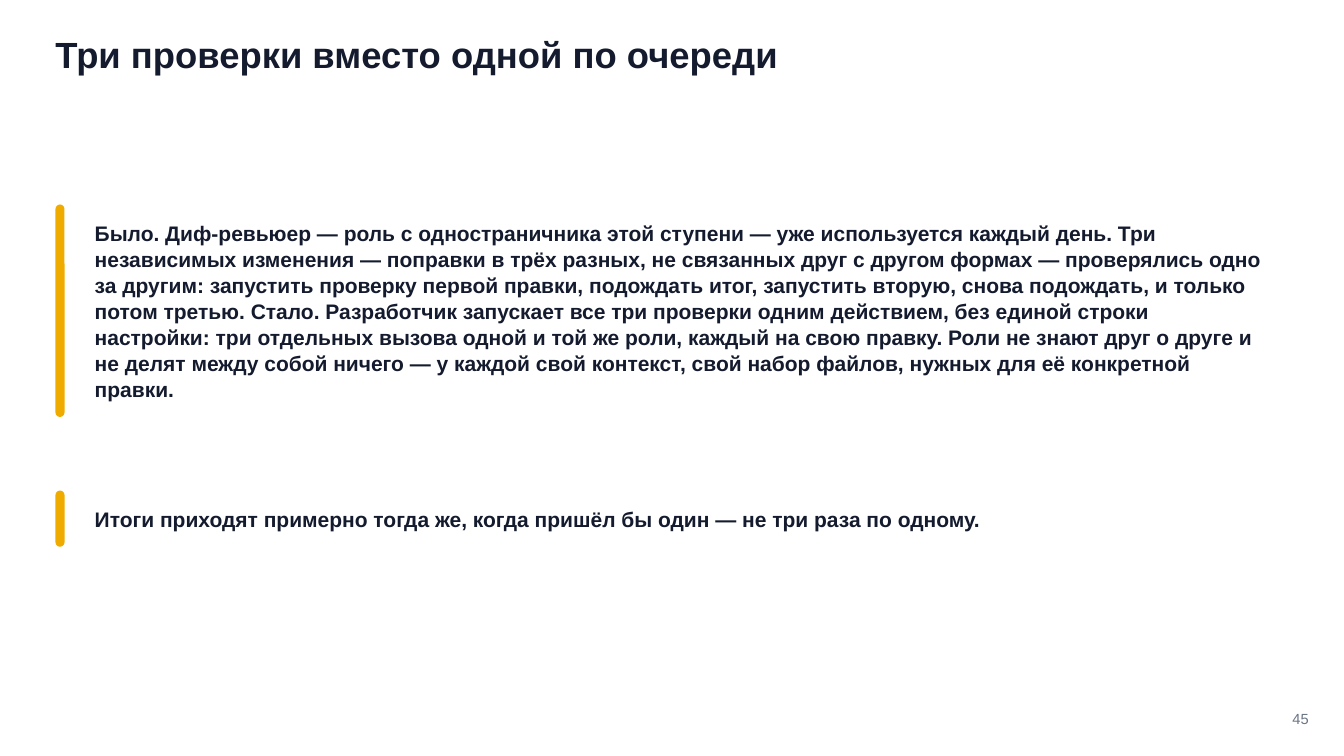
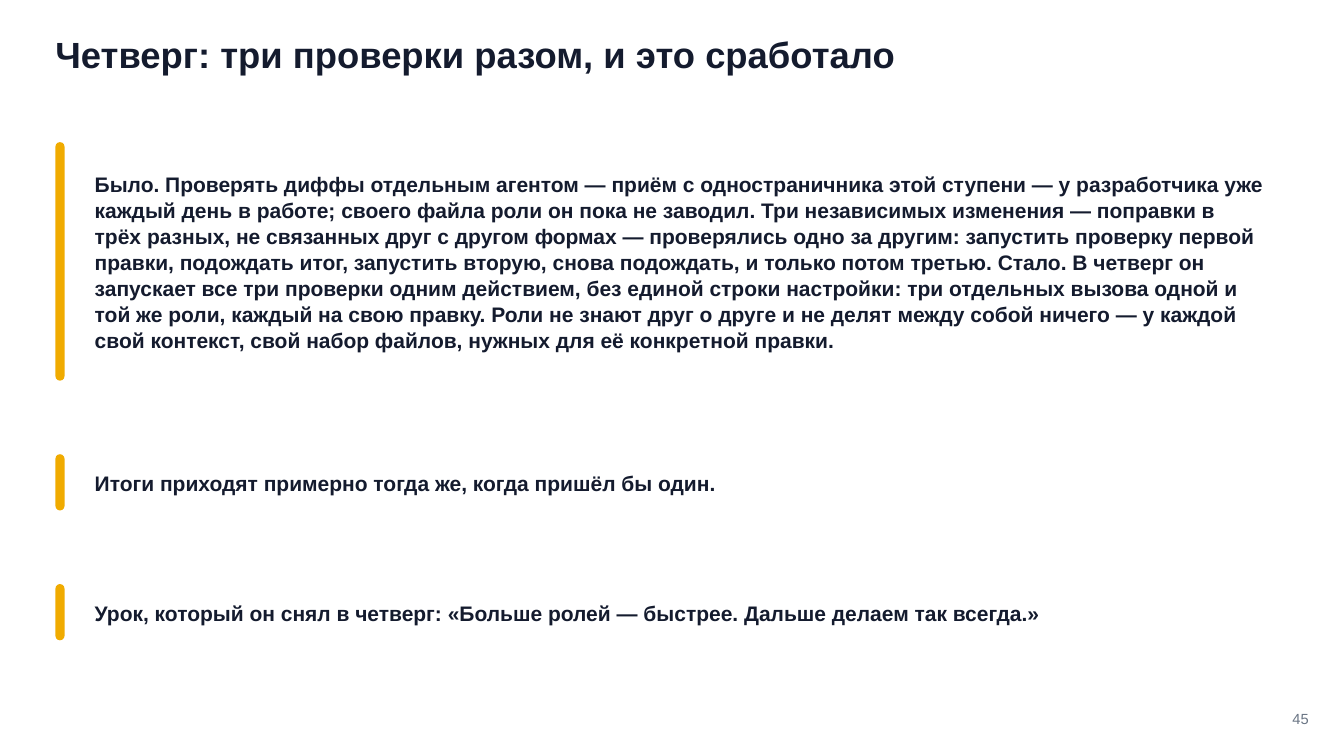
Before and after one commit to tellina-study/AI-usage-lessons, a slide deck: slide 45 of library/seminars/sem-06/rendered/sem-06.pptx. Drawn at 1344x756 pixels with LibreOffice and Linux fonts; fonts in the diff are those of the drawing. Boxes give left, top, right and bottom in pixels: in the first picture for what was removed or moved away, otherwise in the second. Text is boxed around its words. In the diff, an @@ line names an element or a change of style, - is before the commit and + after.

Commit message:
#225 Семинар 6: сведение пересмотра — шесть расхождений сквозной истории выправлены, 38 файлов переименованы, две главы разрезаны

```diff
--- a/library/seminars/sem-06/rendered/sem-06.pptx
+++ b/library/seminars/sem-06/rendered/sem-06.pptx
@@ text at [55, 41, 894, 76]: text changed @@
-Три проверки вместо одной по очереди
+Четверг: три проверки разом, и это сработало
@@ rounded rectangle: place and size @@
-rounded rectangle at [55, 205, 65, 417]
+rounded rectangle at [55, 142, 65, 381]
@@ text at [95, 176, 1262, 352]: text changed @@
-Было. Диф-ревьюер — роль с одностраничника этой ступени — уже используется каждый день. Три независимых изменения — поправки в трёх разных, не связанных друг с другом формах — проверялись одно за другим: запустить проверку первой правки, подождать итог, запустить вторую, снова подождать, и только потом третью. Стало. Разработчик запускает все три проверки одним действием, без единой строки настройки: три отдельных вызова одной и той же роли, каждый на свою правку. Роли не знают друг о друге и не делят между собой ничего — у каждой свой контекст, свой набор файлов, нужных для её конкретной правки.
+Было. Проверять диффы отдельным агентом — приём с одностраничника этой ступени — у разработчика уже каждый день в работе; своего файла роли он пока не заводил. Три независимых изменения — поправки в трёх разных, не связанных друг с другом формах — проверялись одно за другим: запустить проверку первой правки, подождать итог, запустить вторую, снова подождать, и только потом третью. Стало. В четверг он запускает все три проверки одним действием, без единой строки настройки: три отдельных вызова одной и той же роли, каждый на свою правку. Роли не знают друг о друге и не делят между собой ничего — у каждой свой контекст, свой набор файлов, нужных для её конкретной правки.
@@ rounded rectangle: place and size @@
-rounded rectangle at [55, 491, 65, 547]
+rounded rectangle at [55, 455, 65, 511]
@@ text at [95, 475, 715, 495]: text changed @@
-Итоги приходят примерно тогда же, когда пришёл бы один — не три раза по одному.
+Итоги приходят примерно тогда же, когда пришёл бы один.
@@ rounded rectangle added at [55, 584, 65, 640], fill #F0AB00 @@
@@ text added at [95, 605, 1039, 625], 15 pt, text #141B2E, bold @@
+Урок, который он снял в четверг: «Больше ролей — быстрее. Дальше делаем так всегда.»
```
Also in this commit, not shown: 33 other slides changed, 8 slides added, 8 slides removed, 59 other files.
